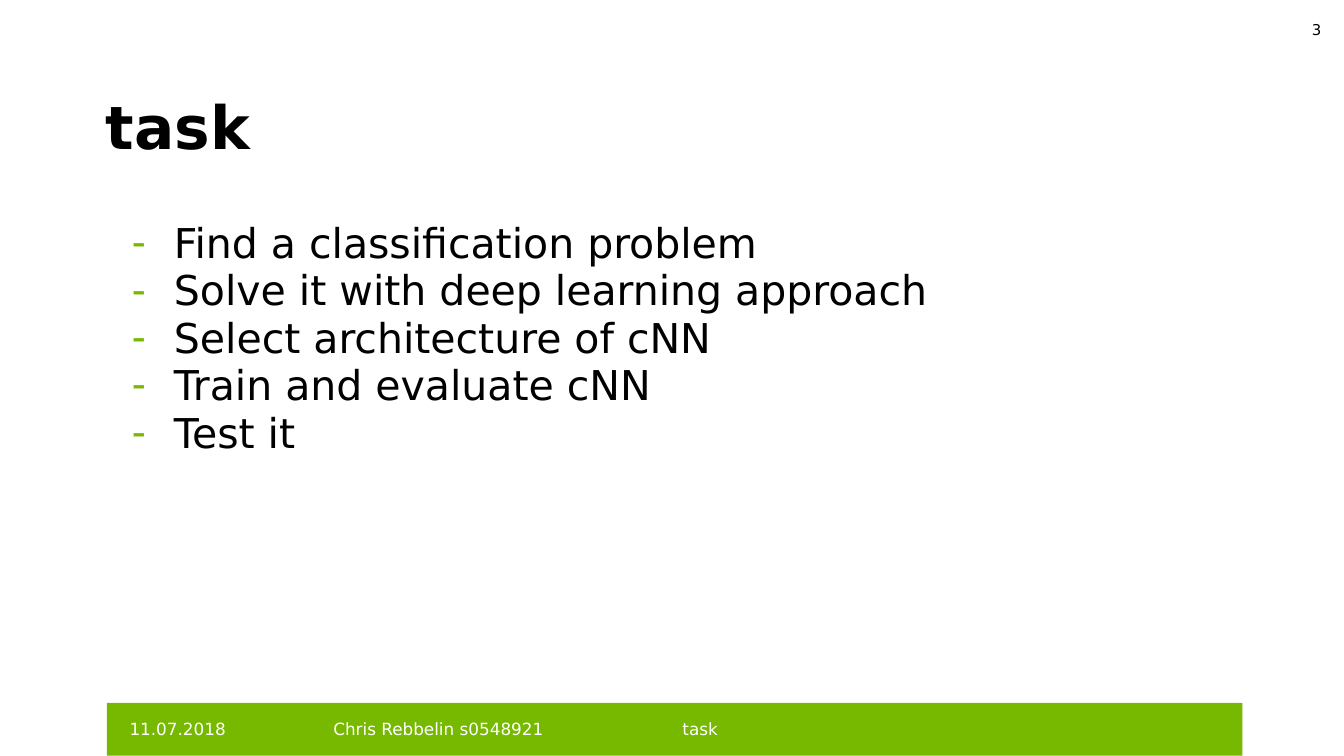
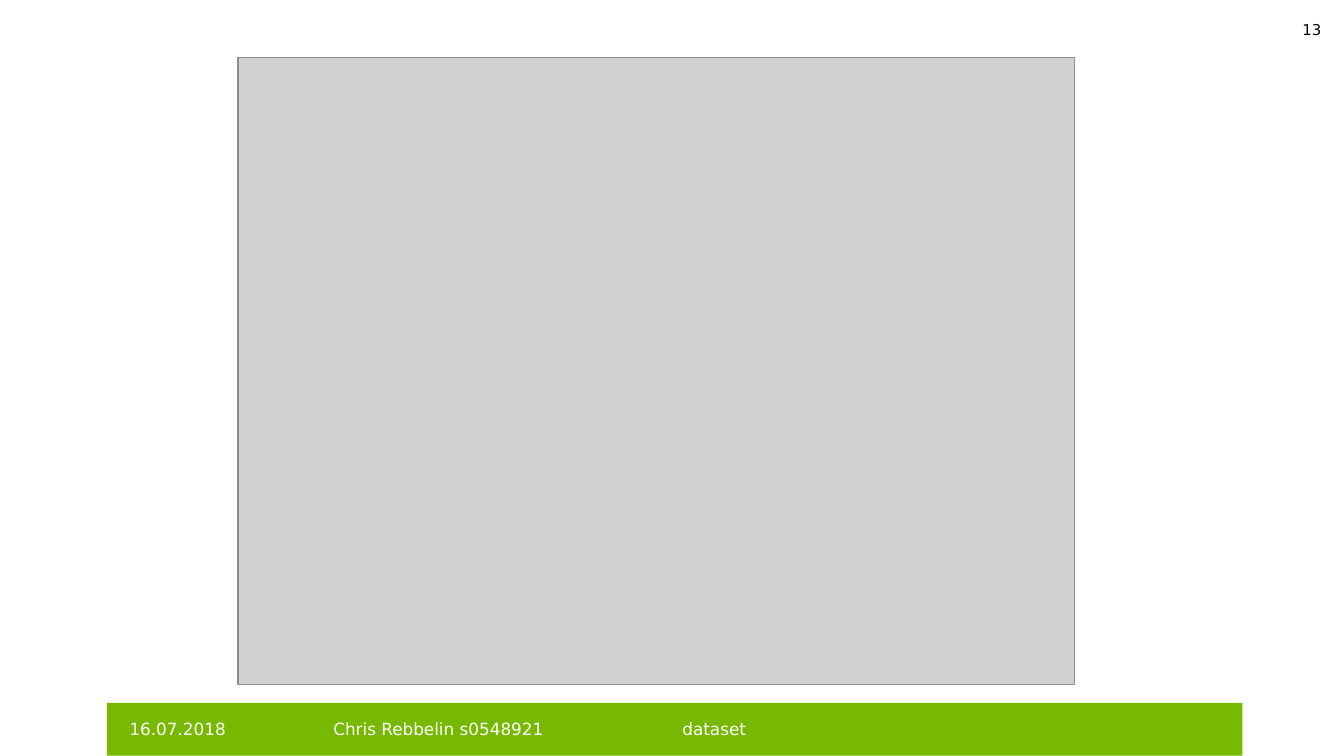
Before and after one commit to HeleleF/cnnProjUni, a slide deck: slide 13 of beleggg.pptx (slide 3 before the commit). Drawn at 1344x756 pixels with LibreOffice and Linux fonts; fonts in the diff are those of the drawing; grey boxes stand for pictures; background and template pictures are left out. Boxes give left, top, right and bottom in pixels: in the first picture for what was removed or moved away, otherwise in the second. Text is boxed around its words. In the diff, an @@ line names an element or a change of style, - is before the commit and + after.

```diff
--- a/beleggg.pptx
+++ b/beleggg.pptx
@@ page number at <box>1302,24,1321,36</box>: text changed @@
-3
+13
@@ picture added at <box>238,58,1074,685</box> @@
@@ title removed at <box>106,103,250,150</box> @@
-task
@@ text removed at <box>174,226,927,449</box> @@
-  – Find a classification problem
-  – Solve it with deep learning approach
-  – Select architecture of cNN
-  – Train and evaluate cNN
-  – Test it
@@ text at <box>130,722,226,736</box>: text changed @@
-11.07.2018
+16.07.2018
@@ text at <box>682,722,746,736</box>: text changed @@
-task
+dataset
```
Also in this commit, not shown: 10 other slides changed, 11 slides added, 1 other file.
